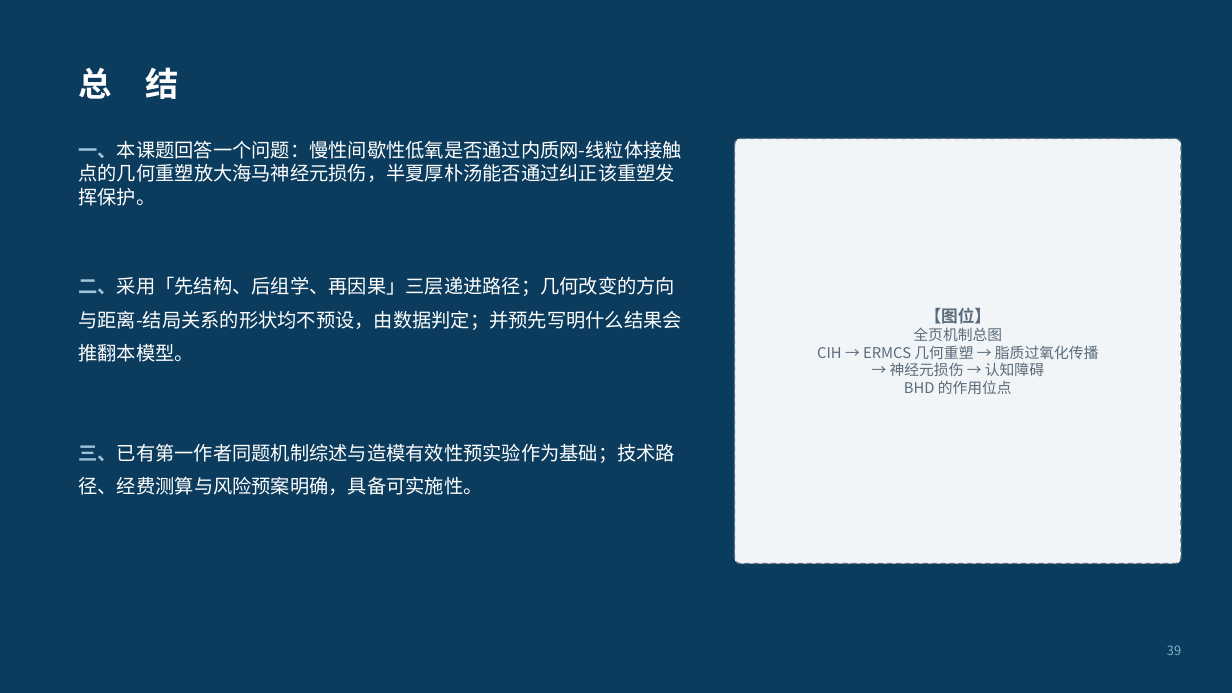
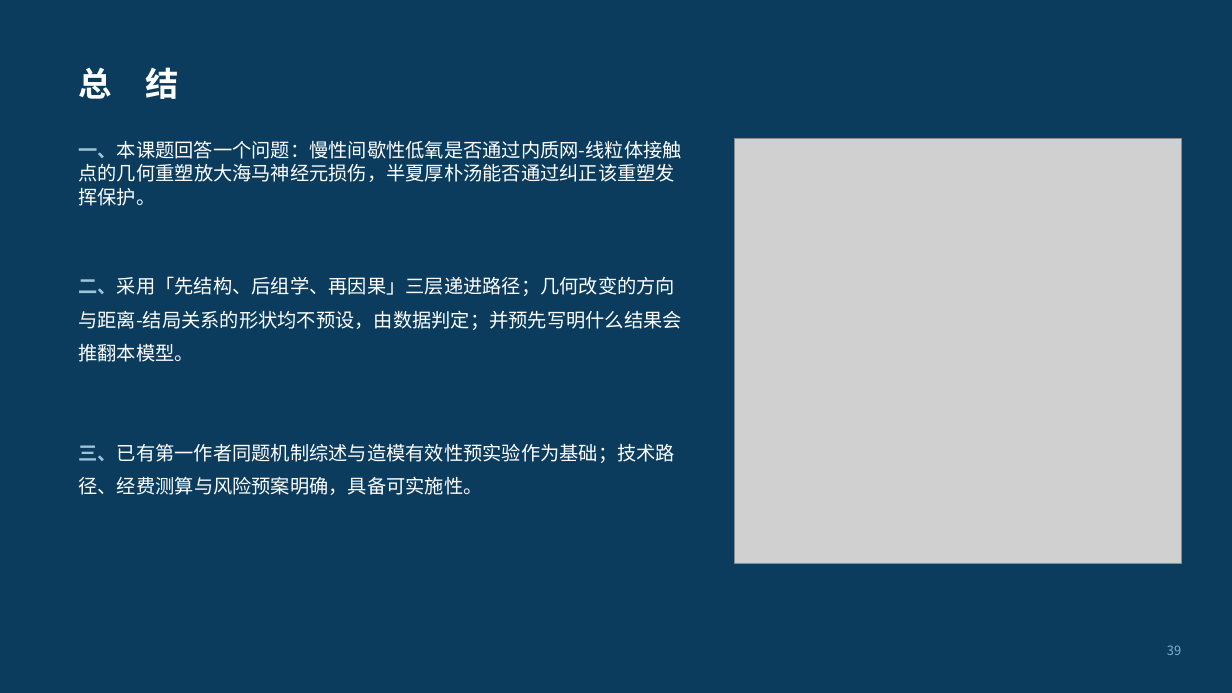
Before and after one commit to xoaiquynhanh17228kk-sketch/test, a slide deck: slide 39 of 开题报告_骨架.pptx. Drawn at 1232x693 pixels with LibreOffice and Linux fonts; fonts in the diff are those of the drawing; grey boxes stand for pictures. Boxes give left, top, right and bottom in pixels: in the first picture for what was removed or moved away, otherwise in the second. Text is boxed around its words. In the diff, an @@ line names an element or a change of style, - is before the commit and + after.

```diff
--- a/开题报告_骨架.pptx
+++ b/开题报告_骨架.pptx
@@ rounded rectangle removed at (735,139,1181,564) @@
@@ picture added at (735,139,1181,564) @@
@@ text removed at (817,307,1098,394) @@
-【图位】
-全页机制总图
-CIH → ERMCS 几何重塑 → 脂质过氧化传播
-→ 神经元损伤 → 认知障碍
-BHD 的作用位点
```
Also in this commit, not shown: 22 other slides changed, 26 other files.
